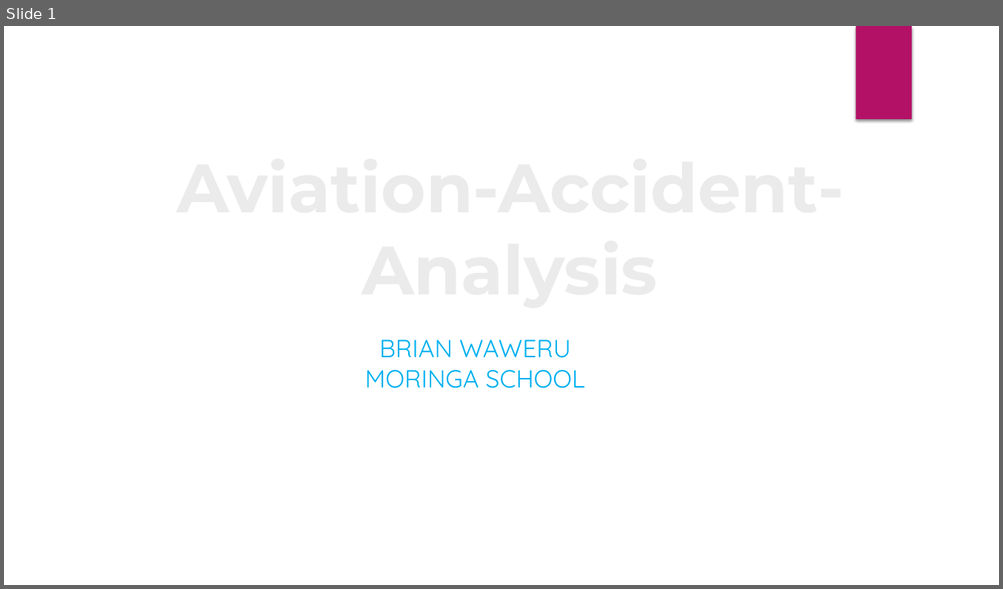
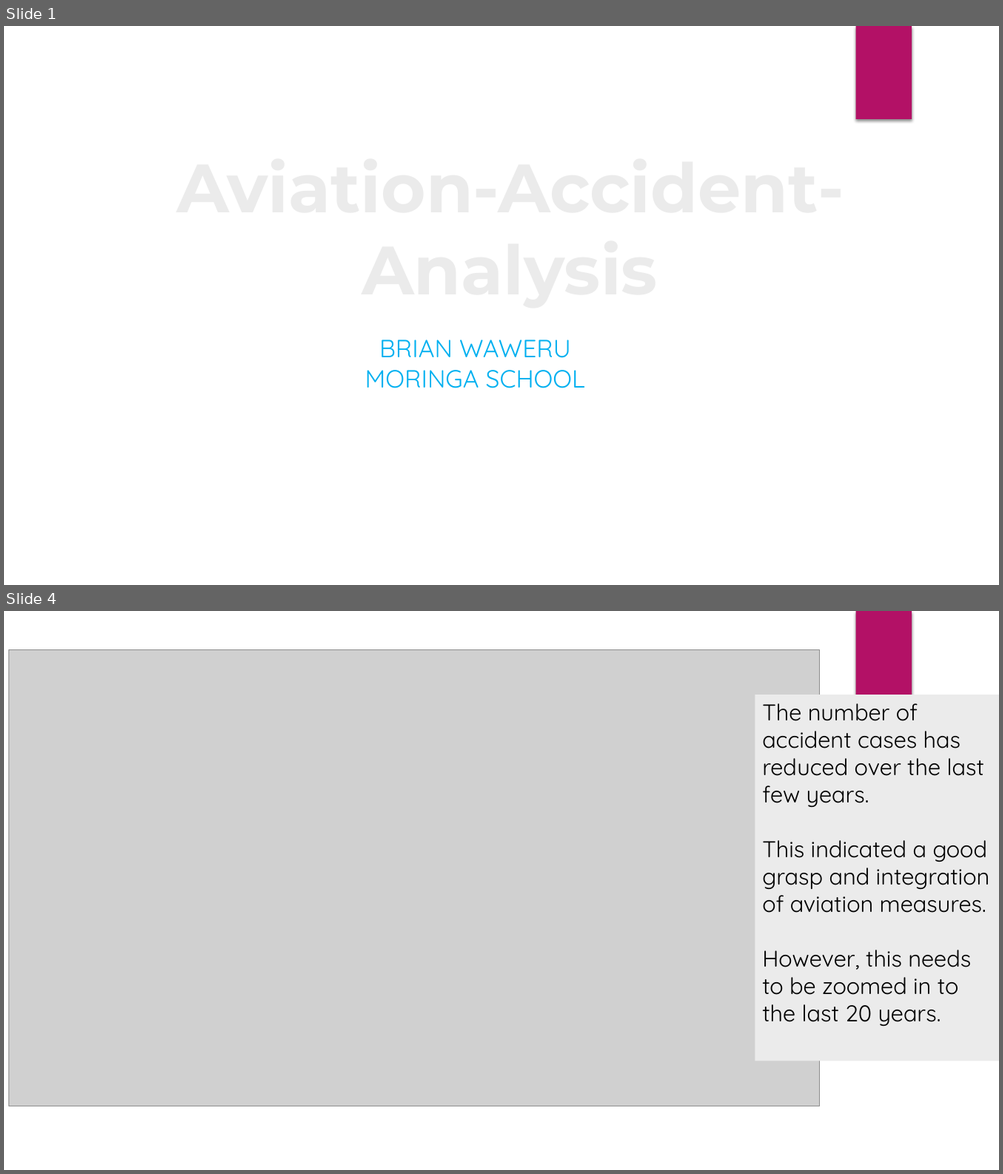
Before and after one commit to rurigi-waweru/dsfpt10-p1-dsc-phase-1-project, a slide deck: project-files/Aviation-Accident-Analysis.pptx. Shown one above the other, each under a label of ours: slide 1 before the commit, slides 1 and 4 after it; the slides between them are not shown. The pictures are 1003x589 and 1003x1174 pixels, drawn with LibreOffice and Linux fonts; fonts in the diff are those of the drawing; grey boxes stand for pictures; background and template pictures are left out. Boxes give left, top, right and bottom in pixels: in the first picture for what was removed or moved away, otherwise in the second. Text is boxed around its words. In the diff, an @@ line names an element or a change of style, - is before the commit and + after.

```diff
--- a/project-files/Aviation-Accident-Analysis.pptx
+++ b/project-files/Aviation-Accident-Analysis.pptx
@@ slide 4 added at [4,611,999,1170], background picture (left out); not listed: 1 template element that a slide beside it also shows @@
@@ group added at [4,611,999,1170]: 5 ellipses, 3 freeform shapes @@
@@ picture added at [9,649,819,1106] @@
@@ rectangle added at [754,695,999,1061], fill #EBEBEB, 22 pt, text #000000 @@
+The number of accident cases has reduced over the last few years.
+This indicated a good grasp and integration of aviation measures.
+However, this needs to be zoomed in to the last 20 years.
```
Also in this commit, not shown: 4 slides changed, 4 other slides added, 9 slides removed, 1 other file.
